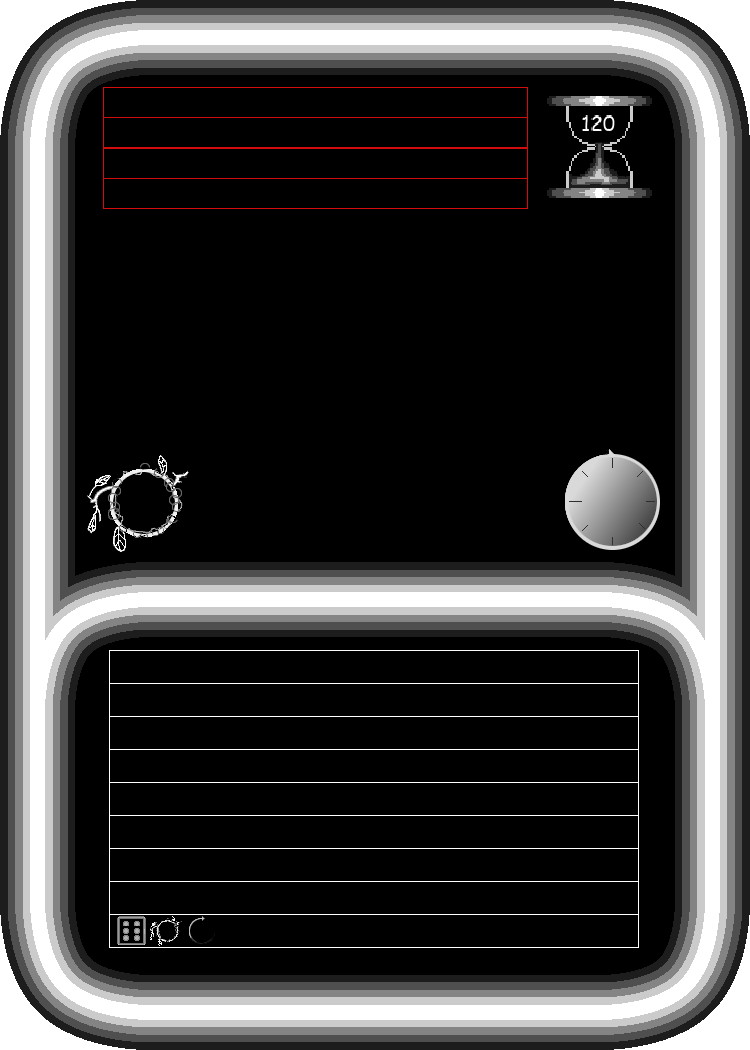
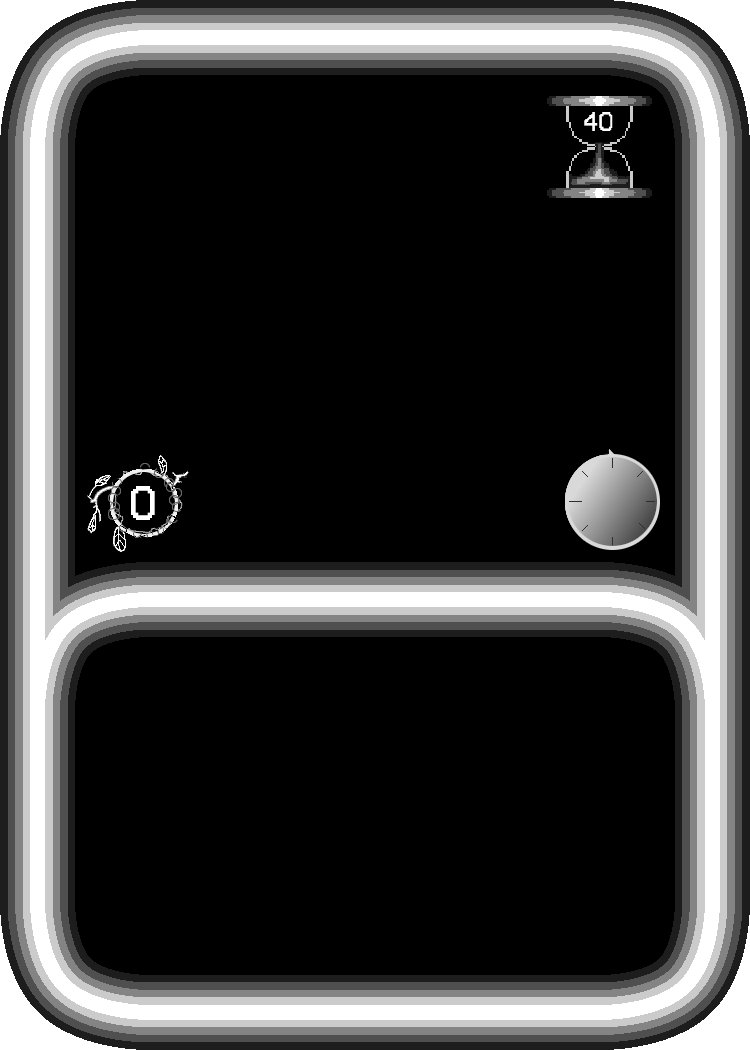
Comparing the layer stacks of the two (750, 1050) images. Changes:
added layer "0 #1" in group "Иконки функиональные" over 131, 486, 155, 520
hid "кд иконка текст" over 189, 916, 215, 944
hid "оф иконка текст" over 150, 916, 182, 946
hid "Название карты" over 103, 87, 528, 209
hid "кубик" over 117, 916, 146, 945
hid "Разметка для описания" over 109, 650, 639, 948
renamed "120" to "40", painted on it over 582, 112, 615, 131
